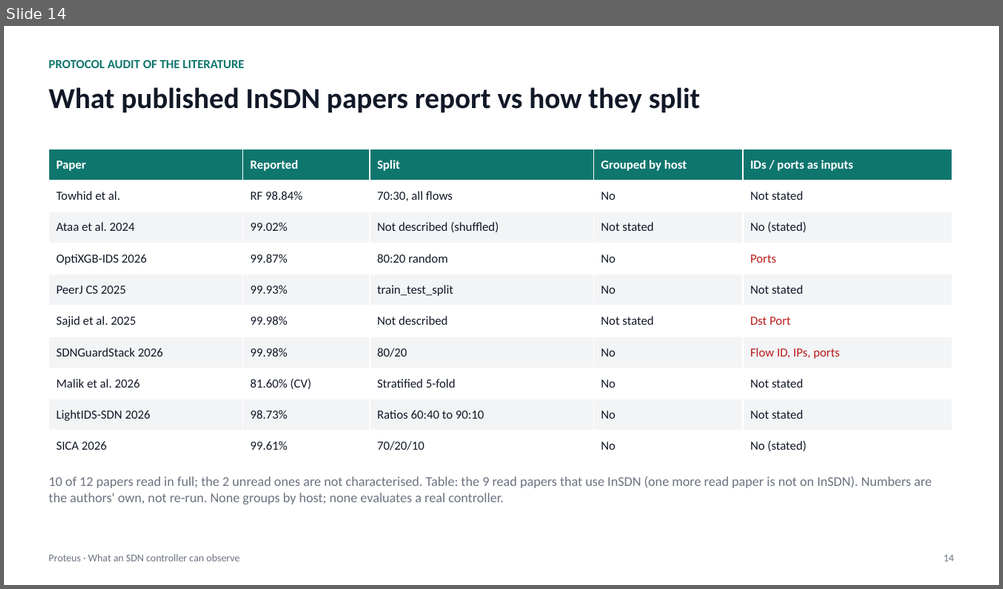
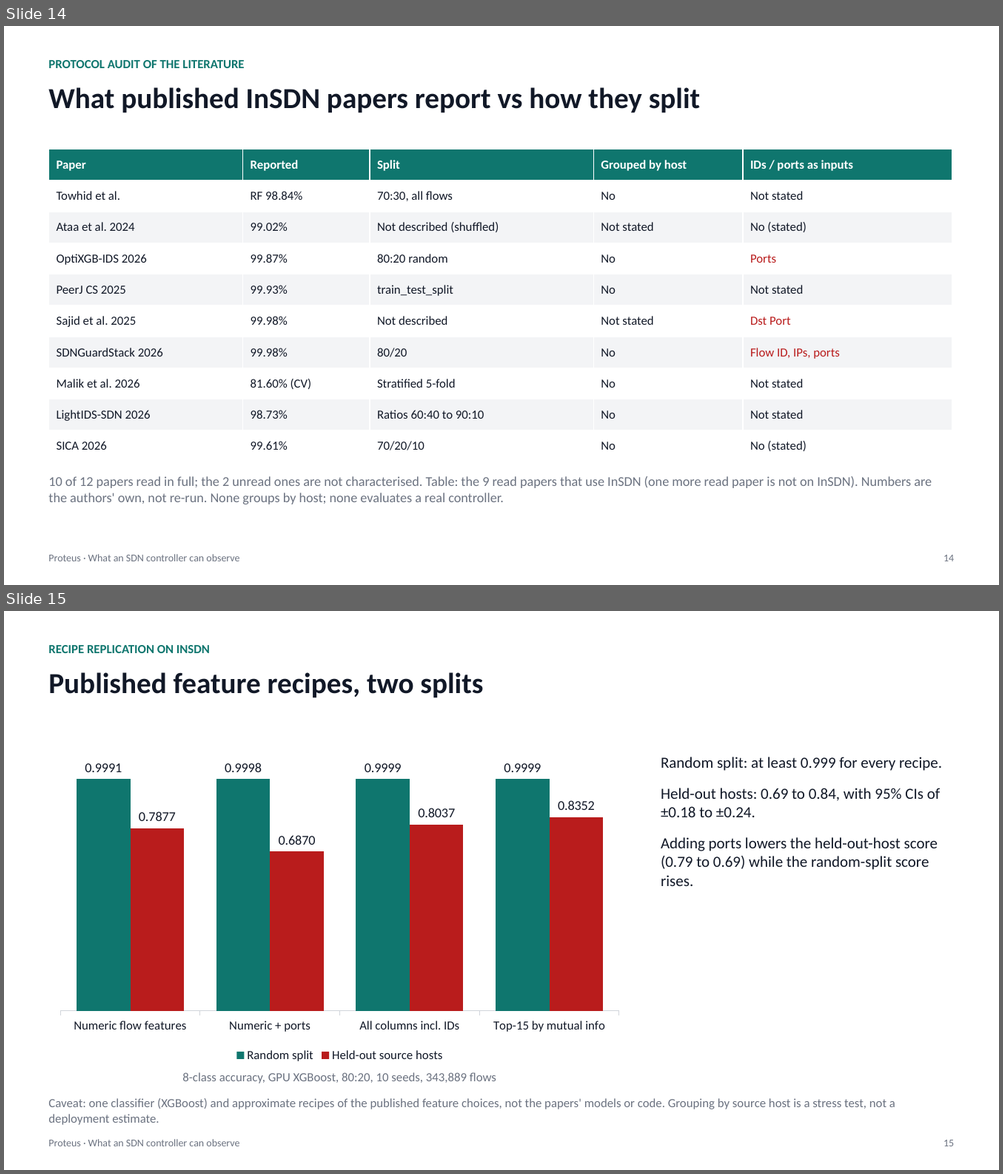
Before and after one commit to adhyan-jain/Proteus, a slide deck: research/insdn_controller/PRESENTATION.pptx. Shown one above the other, each under a label of ours: slide 14 before the commit, slides 14 and 15 after it. The pictures are 1003x589 and 1003x1174 pixels, drawn with LibreOffice and Linux fonts; fonts in the diff are those of the drawing. Boxes give left, top, right and bottom in pixels: in the first picture for what was removed or moved away, otherwise in the second. Text is boxed around its words. In the diff, an @@ line names an element or a change of style, - is before the commit and + after.

Commit message:
Deck: published feature recipes slide and contributions bullet (17 slides)

```diff
--- a/research/insdn_controller/PRESENTATION.pptx
+++ b/research/insdn_controller/PRESENTATION.pptx
@@ slide 15 added at (4,611,999,1170), background #FFFFFF @@
@@ text added at (48,645,210,653), 12 pt, text #0F766E, bold @@
+RECIPE REPLICATION ON INSDN
@@ text added at (48,672,483,698), 28 pt, text #111827, bold @@
+Published feature recipes, two splits
@@ column chart added at (48,738,631,1066) @@
+categories: Numeric flow features, Numeric + ports, All columns incl. IDs, Top-15 by mutual info
+Random split: 0.9991, 0.9998, 0.9999, 0.9999
+Held-out source hosts: 0.7877, 0.687, 0.8037, 0.8352
@@ text added at (660,757,942,886), 15 pt, text #111827 @@
+Random split: at least 0.999 for every recipe.
+Held-out hosts: 0.69 to 0.84, with 95% CIs of ±0.18 to ±0.24.
+Adding ports lowers the held-out-host score (0.79 to 0.69) while the random-split score rises.
@@ text added at (182,1073,496,1084), 12 pt, text #6B7280 @@
+8-class accuracy, GPU XGBoost, 80:20, 10 seeds, 343,889 flows
@@ text added at (48,1099,895,1125), 12 pt, text #6B7280 @@
+Caveat: one classifier (XGBoost) and approximate recipes of the published feature choices, not the papers' models or code. Grouping by source host is a stress test, not a deployment estimate.
@@ text added at (48,1139,239,1147), 10 pt, text #6B7280 @@
+Proteus · What an SDN controller can observe
@@ text added at (943,1140,953,1147), 10 pt, text #6B7280 @@
+15
```
Also in this commit, not shown: 3 slides changed, 1 other file.
